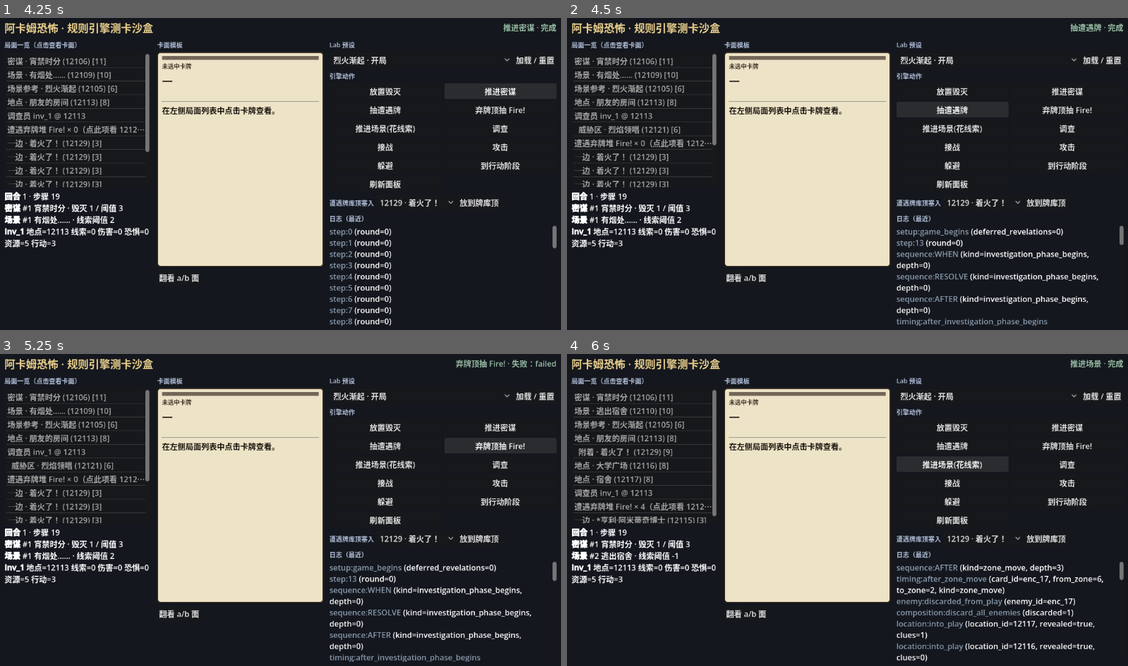
Above: before the commit, frames 1-4 (two rows, left to right).
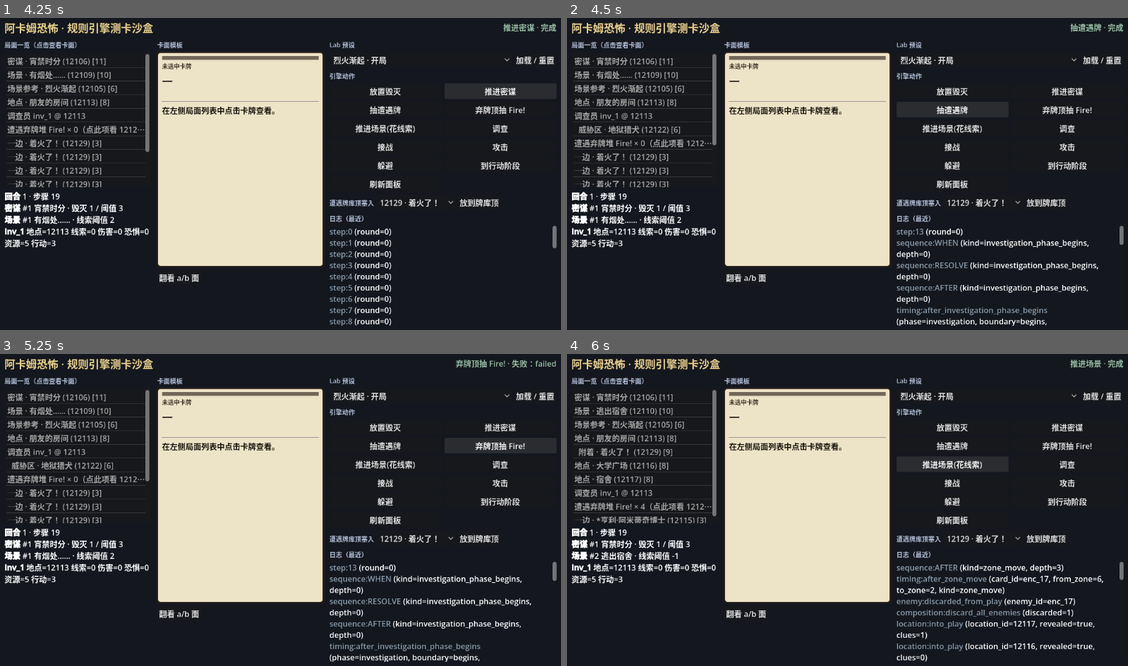
Above: after the commit, the same moments.

Repository: BlastMasterCreeper/arkhamhorror
Game: Godot game, scene res://ui/sandbox/sandbox.tscn
Same seed, same stepped clock (60 frames per second), same inputs: the game is played once before the commit and once after it.
Inputs:
- Up to frame 1 (4.25 s): click "翻看 a/b 面" at 0.5 s; click "烈火渐起 · 开局" at 1.25 s; click "加载 / 重置" at 2 s; click "放置毁灭" at 2.75 s; click "推进密谋" at 3.5 s
- Up to frame 2 (4.5 s): click "抽遭遇牌" at 4.25 s
- Up to frame 3 (5.25 s): click "弃牌顶抽 Fire!" at 5 s
- Up to frame 4 (6 s): click "推进场景(花线索)" at 5.75 s

Frame 1 is identical in both runs. In frame 2, 3.4% of the frame differs, in the area x 7-95%, y 34-99%; in frame 3, 3.4%; in frame 4, nothing differs.
Error before the commit: Parse Error: Cannot infer the type of "use_pipeline" variable because the value doesn't have a set type. (res://core/timing/effect_flow_handlers.gd:103)

Commit message:
fix(deal): register DealAfflictionReport uid and typed pipeline flag
Import cache needs a stable uid for the new class_name; annotate
use_pipeline so typed GDScript inference succeeds under warnings.

Co-authored-by: BlastMasterCreeper <BlastMasterCreeper@users.noreply.github.com>

Diff:
--- a/core/timing/effect_flow_handlers.gd
+++ b/core/timing/effect_flow_handlers.gd
@@ -99,7 +99,7 @@
 			h_sum += maxi(int((leg2 as Dictionary).get("amount", 0)), 0)
 	if d_sum <= 0 and h_sum <= 0:
 		return {"ok": false, "amount": 0, "damage": 0, "horror": 0, "error": "empty_legs"}
-	var use_pipeline := (
+	var use_pipeline: bool = (
 		target == &"controller"
 		or target == &""
 		or params.get("assign_format", &"") == &"pipeline"
Not shown, changed: core/timing/deal_affliction_report.gd.uid
